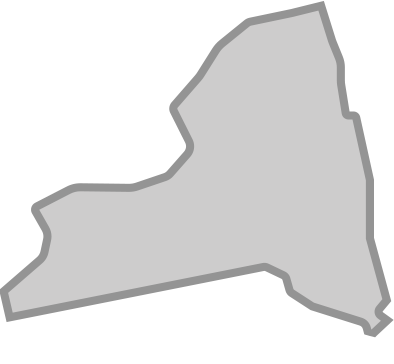
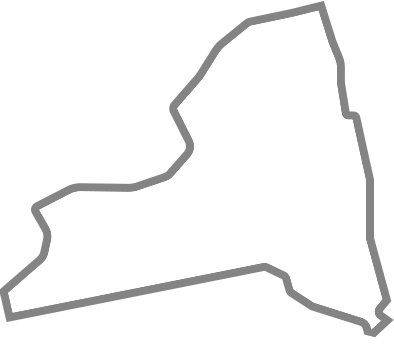
Layer changes from the first w=394, h=364 image to the second:
pixels changed over [left=0, top=1, right=394, bottom=337] (layer not identified)
